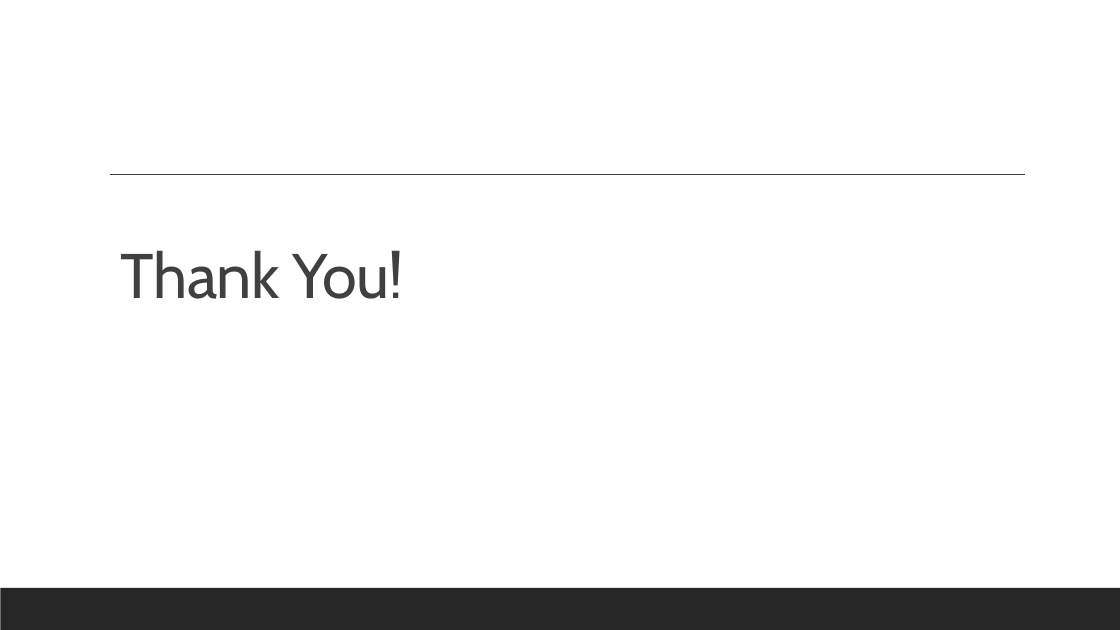
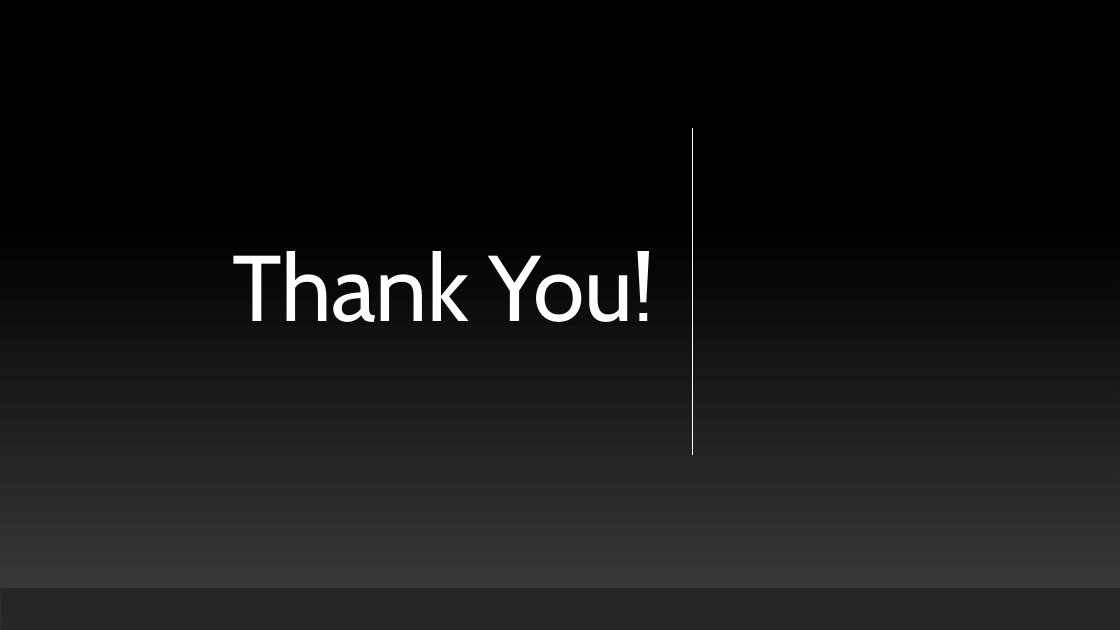
Before and after one commit to NicholusMagak/dsc-phase-1-project, a slide deck: slide 12 of Microsoft Studio Analysis.pptx (slide 10 before the commit). Drawn at 1120x630 pixels with LibreOffice and Linux fonts; fonts in the diff are those of the drawing. Boxes give left, top, right and bottom in pixels: in the first picture for what was removed or moved away, otherwise in the second. Text is boxed around its words. In the diff, an @@ line names an element or a change of style, - is before the commit and + after.

Commit message:
Final presentation update

```diff
--- a/Microsoft Studio Analysis.pptx
+++ b/Microsoft Studio Analysis.pptx
@@ background #FFFFFF to gradient #3F3F3F to #000000 @@
@@ rectangle added at box(0, 0, 1120, 630), fill gradient #3F3F3F to #000000 @@
@@ title "Thank You!": place and size @@
-title "Thank You!" at box(121, 250, 404, 299)
+title "Thank You!" at box(233, 251, 655, 322)
@@ title "Thank You!" at box(233, 251, 655, 322): size 54 to 80 pt, text colour #404040 to #FFFFFF; alignment left to right; line spacing 0.8 to 0.9; vertical alignment bottom to middle @@
@@ line added from (692, 128) to (692, 455), #FFFFFF 1 pt @@
@@ line (110, 175) - (1026, 175): stroke #404040 1 pt to #FFFFFF 1 pt @@
@@ line added from (111, 411) to (1018, 411), #FFFFFF 1 pt @@
@@ rectangle removed at box(0, 588, 1120, 630) @@
@@ rectangle added at box(0, 588, 1120, 630), fill #262626 @@
```
Also in this commit, not shown: 1 other slide changed, 10 slides added, 8 slides removed, 1 other file.
